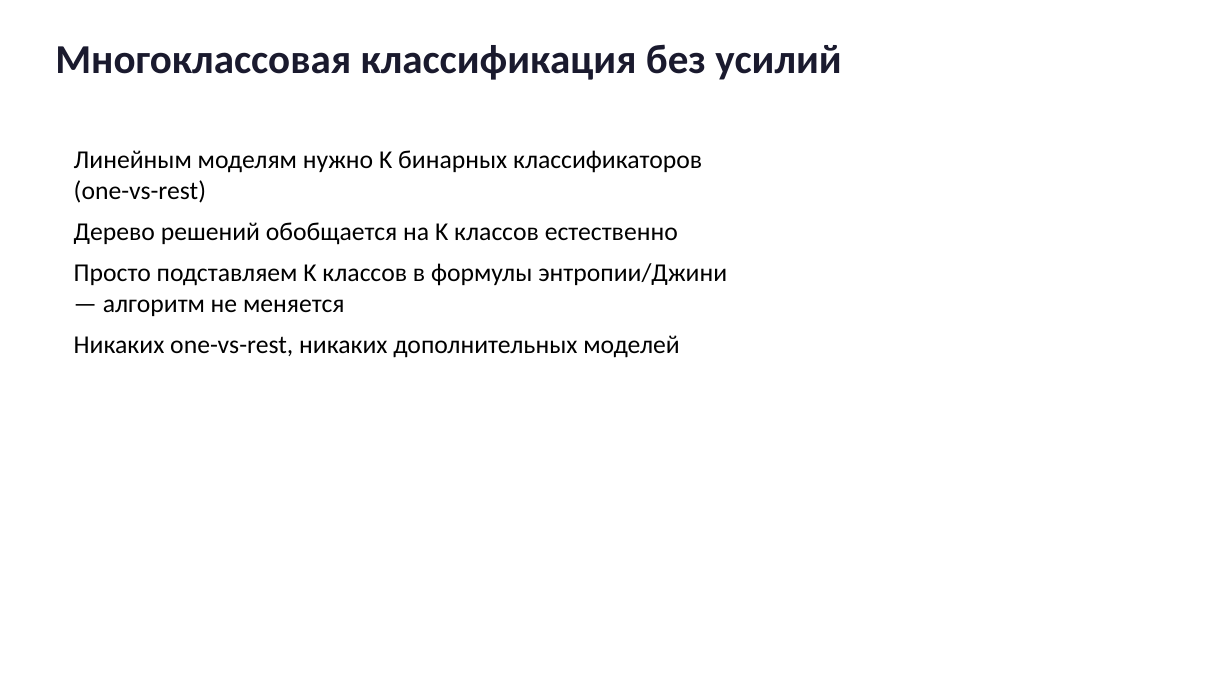
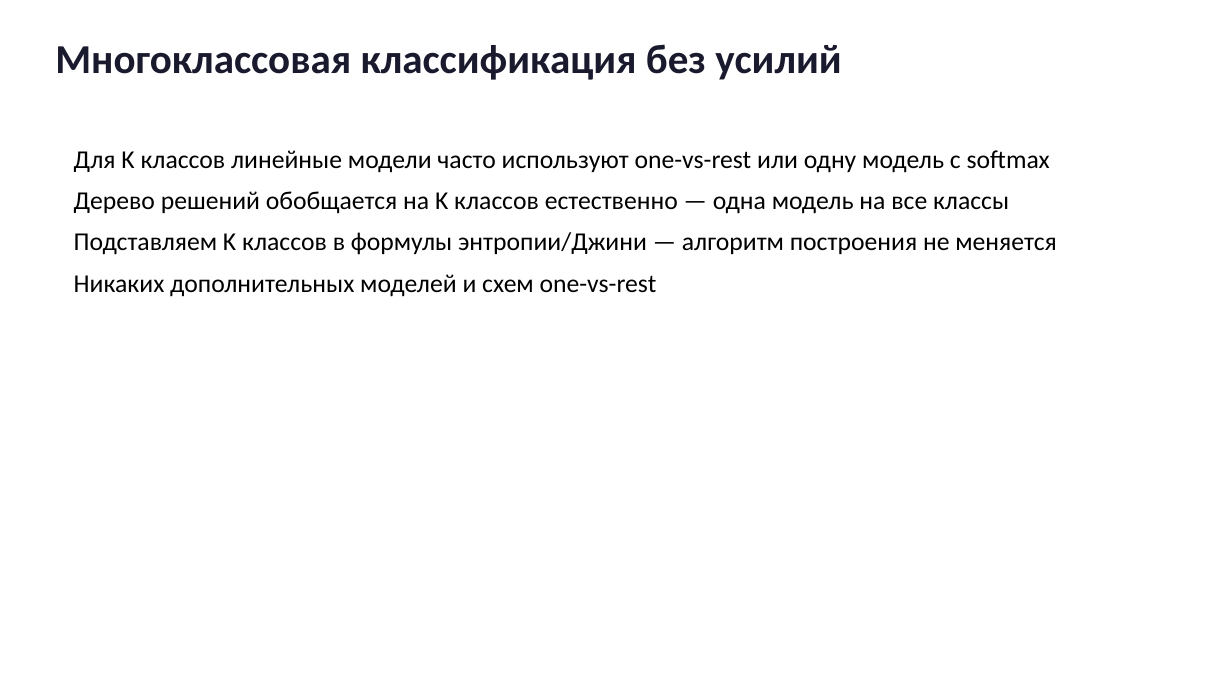
Before and after one commit to gurovic/ml-lessons, a slide deck: slide 9 of lessons/derevo_resheniy/presentation.pptx. Drawn at 1232x693 pixels with LibreOffice and Linux fonts; fonts in the diff are those of the drawing. Boxes give left, top, right and bottom in pixels: in the first picture for what was removed or moved away, otherwise in the second. Text is boxed around its words. In the diff, an @@ line names an element or a change of style, - is before the commit and + after.

```diff
--- a/lessons/derevo_resheniy/presentation.pptx
+++ b/lessons/derevo_resheniy/presentation.pptx
@@ text at (74, 150, 1057, 297): text changed @@
-Линейным моделям нужно K бинарных классификаторов (one-vs-rest)
-Дерево решений обобщается на K классов естественно
-Просто подставляем K классов в формулы энтропии/Джини — алгоритм не меняется
-Никаких one-vs-rest, никаких дополнительных моделей
+Для K классов линейные модели часто используют one-vs-rest или одну модель с softmax
+Дерево решений обобщается на K классов естественно — одна модель на все классы
+Подставляем K классов в формулы энтропии/Джини — алгоритм построения не меняется
+Никаких дополнительных моделей и схем one-vs-rest
```
Also in this commit, not shown: 15 other slides changed, 2 slides added, 2 slides removed, 45 other files.
